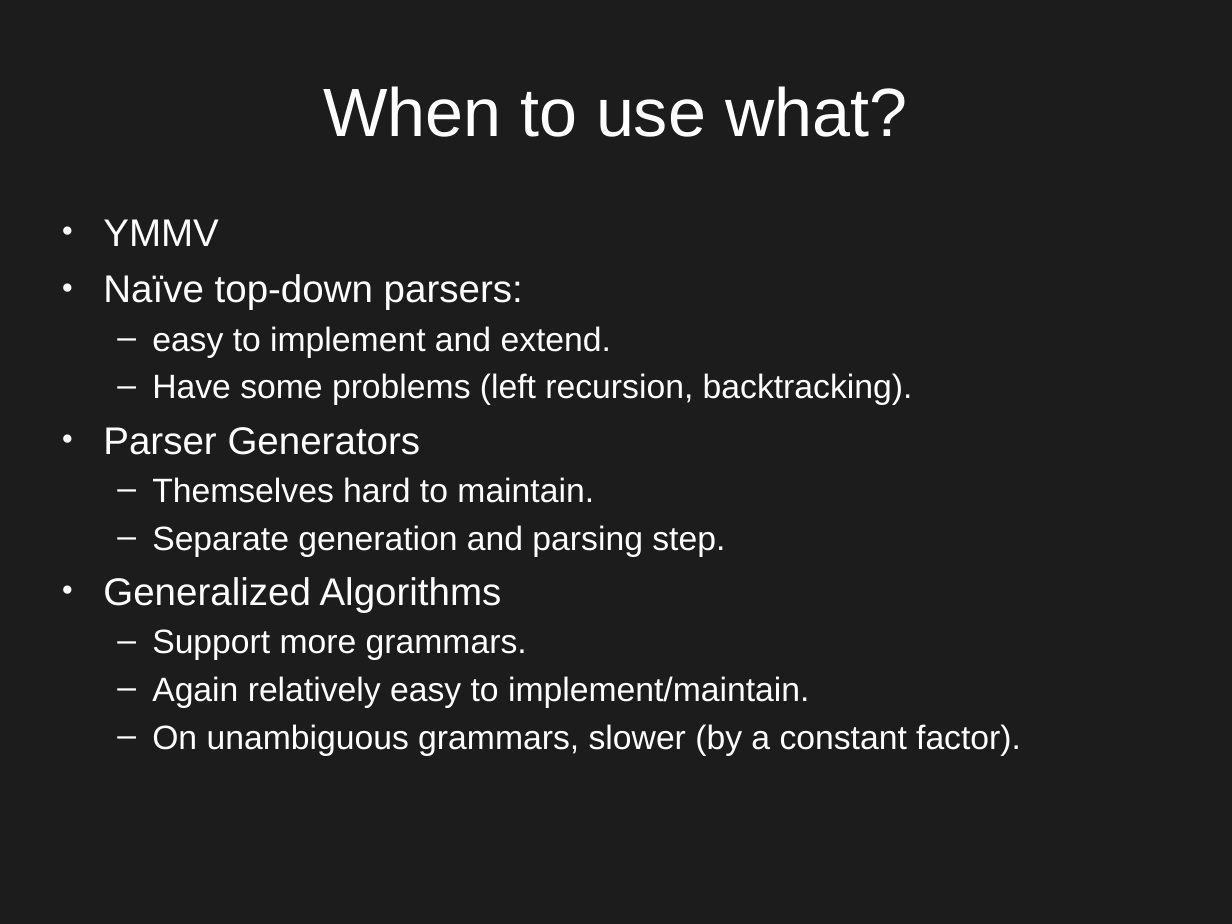
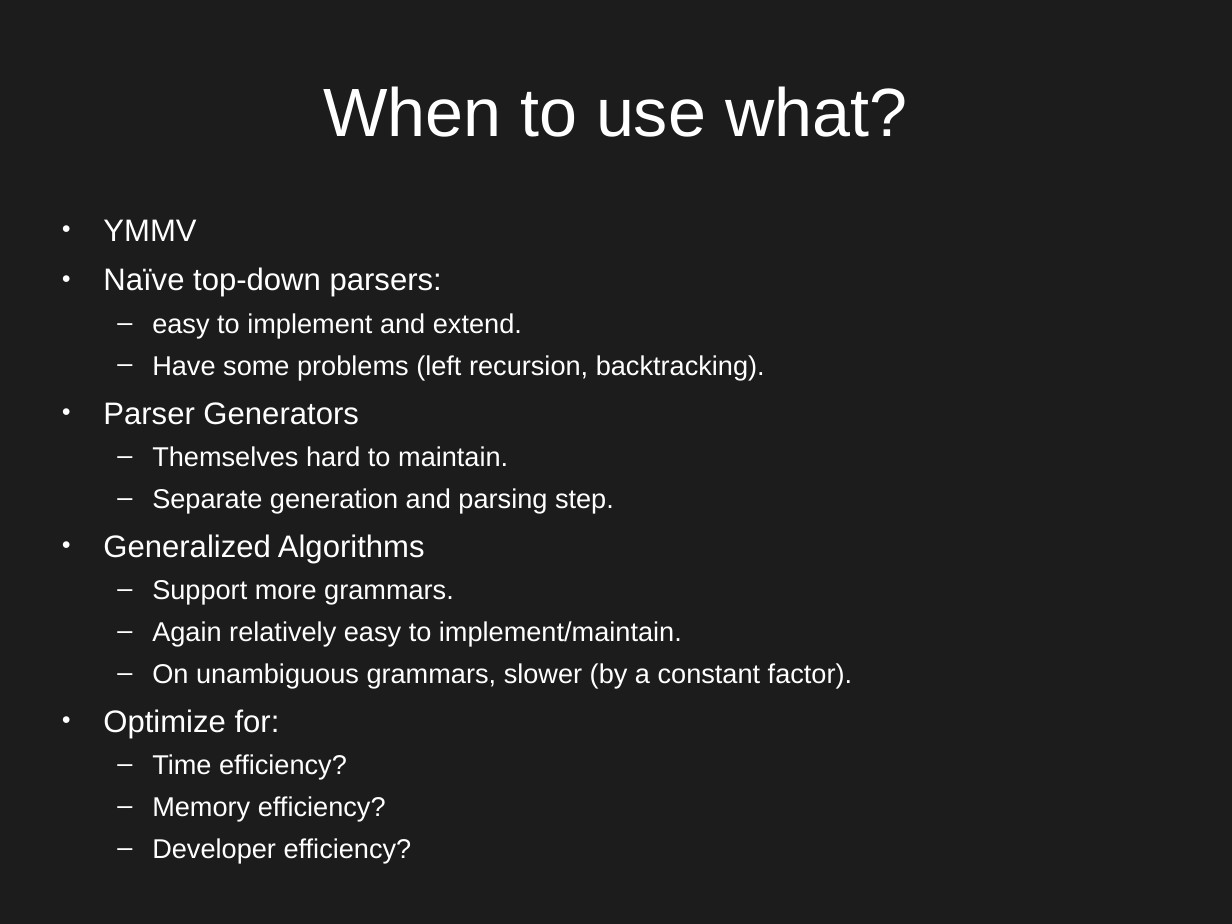
Before and after one commit to Qqwy/cc_pc, a slide deck: slide 43 of presentation2.odp. Drawn at 1232x924 pixels with LibreOffice and Linux fonts; fonts in the diff are those of the drawing. Boxes give left, top, right and bottom in pixels: in the first picture for what was removed or moved away, otherwise in the second. Text is boxed around its words. In the diff, an @@ line names an element or a change of style, - is before the commit and + after.

```diff
--- a/presentation2.odp
+++ b/presentation2.odp
@@ text at <box>103,219,852,688</box>: size 24.8 to 20 pt in "YMMV", "Naïve top-down parsers:", "Parser Generators", "Generalized Algorithms"; size 21.7 to 17.5 pt in "easy to implement and extend.", "Have some problems (left recursion, backtracking).", "Themselves hard to maintain.", "Separate generation and parsing step." and 3 more places @@
@@ text at <box>103,709,412,863</box>: paragraphs added @@
+● Optimize for:
+  – Time efficiency?
+  – Memory efficiency?
+  – Developer efficiency?
```
Also in this commit, not shown: 7 other slides changed, 1 slide removed, 2 other files.
